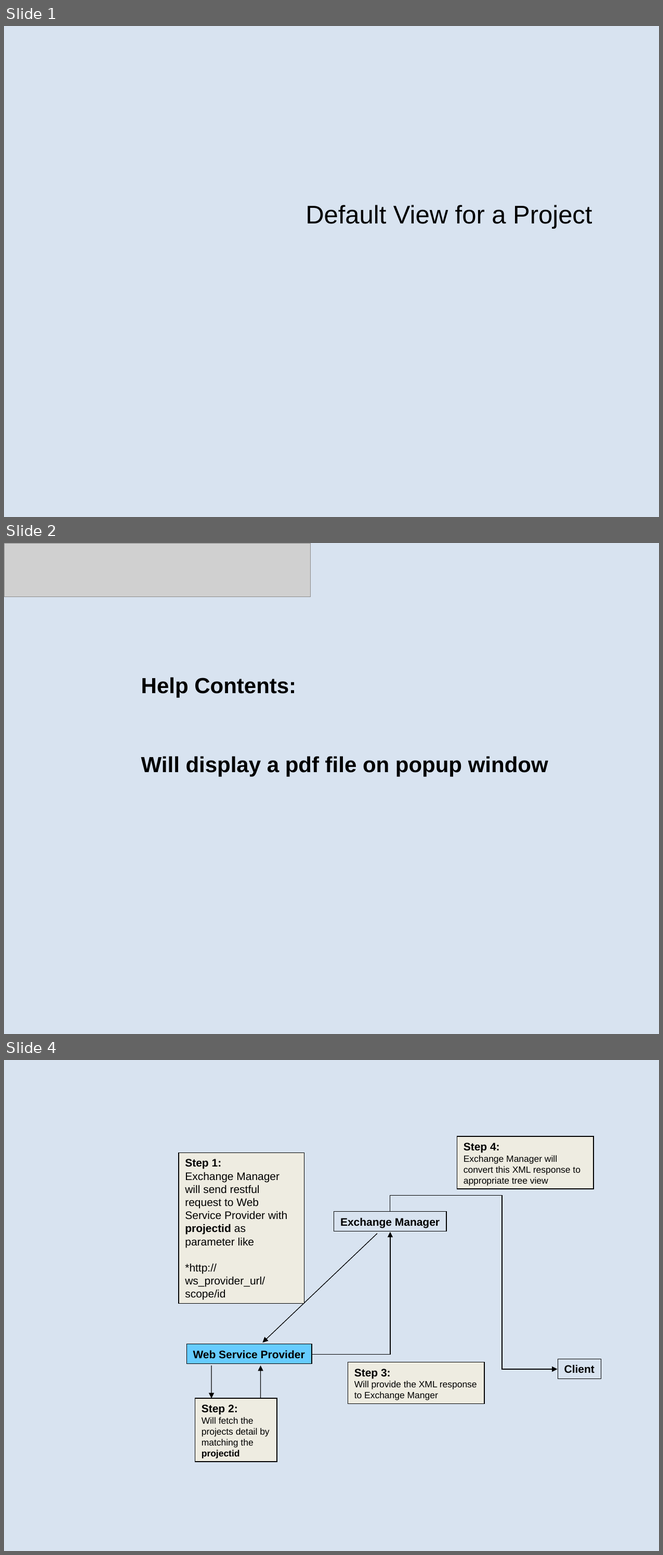
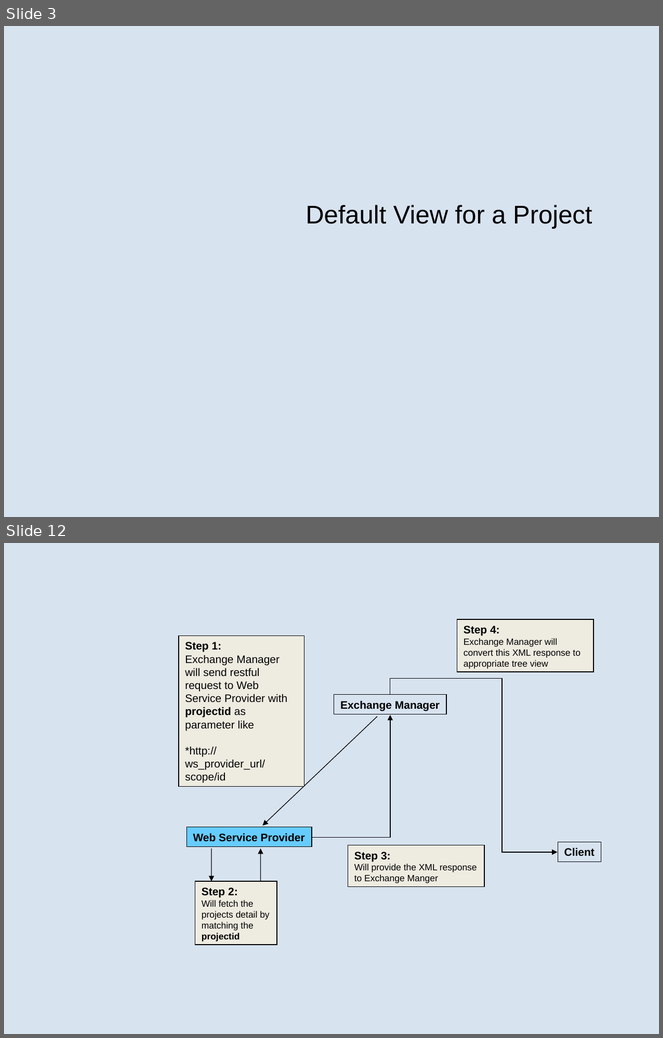
Before and after one commit to heyena/iring-tools, a slide deck: trunk/iRINGTools.ESB/documents/Sprint 2 User Stories.1.0.ppt. Shown one above the other, each under a label of ours: slides 1, 2 and 4 before the commit, slides 3 and 12 after it; the slides between them are not shown. The pictures are 663x1555 and 663x1038 pixels, drawn with LibreOffice and Linux fonts; fonts in the diff are those of the drawing; grey boxes stand for pictures; background and template pictures are left out. Boxes give left, top, right and bottom in pixels: in the first picture for what was removed or moved away, otherwise in the second. Text is boxed around its words. In the diff, an @@ line names an element or a change of style, - is before the commit and + after.

```diff
--- a/trunk/iRINGTools.ESB/documents/Sprint 2 User Stories.1.0.ppt
+++ b/trunk/iRINGTools.ESB/documents/Sprint 2 User Stories.1.0.ppt
@@ slide 2 removed at (4, 543, 659, 1034), background #D8E3F0 @@
@@ picture removed at (4, 543, 311, 597) @@
@@ text removed at (141, 677, 548, 776) @@
-Help Contents:
-Will display a pdf file on popup window
@@ what was slide 1 is now slide 3 @@
@@ what was slide 4 is now slide 12 @@
```
Also in this commit, not shown: 6 slides added, 2 other slides removed, 2 other files.
